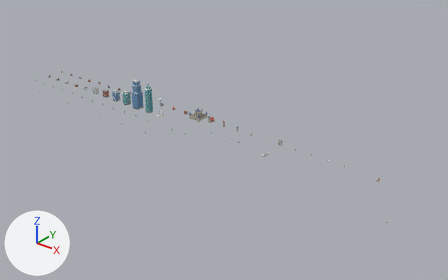
The glTF model public/models/town.glb: old version first, new version second.
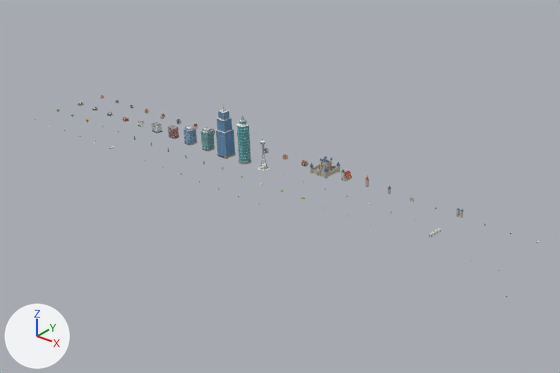
The first picture shows the older version from a 50 mm lens placed at (2151.0, -1564.0, 916.0), pointed at (954.0, -67.0, -12.0). The close-ups show the older and then the newer version on the part from 0% to 76% of the width and 5% to 86% of the height of that picture. Only the edits that show in the close-ups are written down. Arrows for +X, +Y and +Z are at lower left; the lights stay in place. Objects named as collision shapes, trigger or cutter boxes, shadow casters or lower levels of detail are left out. Where no turn or scale is listed for an object, it has been applied to the vertices.

In view in the first close-up: 'f_castle_LOD0', 'f_temple_LOD0', 'm_apartment_v0_LOD0', 'm_apartment_v1_LOD0', 'm_office_v0_LOD0', 'm_office_v1_LOD0', 'm_spire_LOD0', 'm_tower_a_LOD0', 'm_tower_b_LOD0' and 2 more.
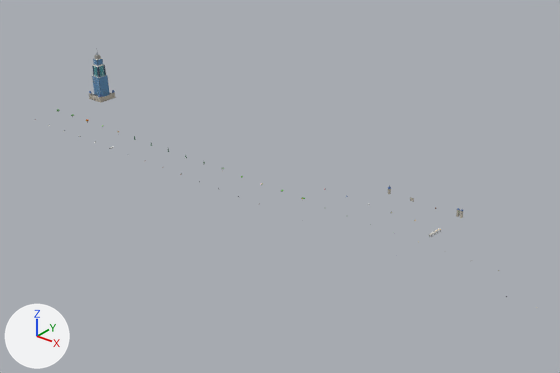
Changed parts and their boxes (x1, y1, x2, y2) in the close-ups (560 x 373 px):
```json
{"object": "m_tower_a_LOD0", "change": "moved", "before": [216, 106, 236, 159], "after": [92, 48, 110, 97]}
{"object": "m_tower_b_LOD0", "change": "moved", "before": [237, 115, 252, 164], "after": [94, 64, 104, 77]}
{"object": "f_castle_LOD0", "change": "moved", "before": [310, 156, 340, 178], "after": [89, 90, 116, 103]}
{"object": "m_office_v1_LOD0", "change": "moved", "before": [201, 127, 215, 152], "on screen": "not visible afterwards"}
{"object": "m_office_v0_LOD0", "change": "moved", "before": [184, 126, 197, 146], "on screen": "not visible afterwards"}
{"object": "m_apartment_v1_LOD0", "change": "moved", "before": [168, 125, 179, 139], "on screen": "not visible afterwards"}
{"object": "m_spire_LOD0", "change": "moved", "before": [257, 133, 270, 171], "on screen": "not visible afterwards"}
{"object": "f_temple_LOD0", "change": "moved", "before": [341, 170, 352, 181], "on screen": "not visible afterwards"}
{"object": "m_apartment_v0_LOD0", "change": "moved", "before": [152, 122, 162, 133], "on screen": "not visible afterwards"}
```

Edits to the scene script, one JSON object a line:
```json
{"op": "set", "path": "ob_f_castle_lod0.location", "old": "(780.0, 0.0, 0.0)", "new": "(0.0, 0.0, 0.0)"}
{"op": "set", "path": "ob_f_temple_lod0.location", "old": "(840.0, 0.0, 0.0)", "new": "(0.0, 0.0, 0.0)"}
{"op": "set", "path": "ob_m_apartment_v0_lod0.location", "old": "(300.0, -70.0, 0.0)", "new": "(0.0, 0.0, 0.0)"}
{"op": "set", "path": "ob_m_apartment_v1_lod0.location", "old": "(360.0, -70.0, 0.0)", "new": "(0.0, 0.0, 0.0)"}
{"op": "set", "path": "ob_m_office_v0_lod0.location", "old": "(420.0, -70.0, 0.0)", "new": "(0.0, 0.0, 0.0)"}
{"op": "set", "path": "ob_m_office_v1_lod0.location", "old": "(480.0, -70.0, 0.0)", "new": "(0.0, 0.0, 0.0)"}
{"op": "set", "path": "ob_m_tower_a_lod0.location", "old": "(540.0, -70.0, 0.0)", "new": "(0.0, 0.0, 0.0)"}
{"op": "set", "path": "ob_m_tower_b_lod0.location", "old": "(600.0, -70.0, 0.0)", "new": "(0.0, 0.0, 0.0)"}
{"op": "set", "path": "ob_m_spire_lod0.location", "old": "(660.0, -70.0, 0.0)", "new": "(0.0, 0.0, 0.0)"}
```
